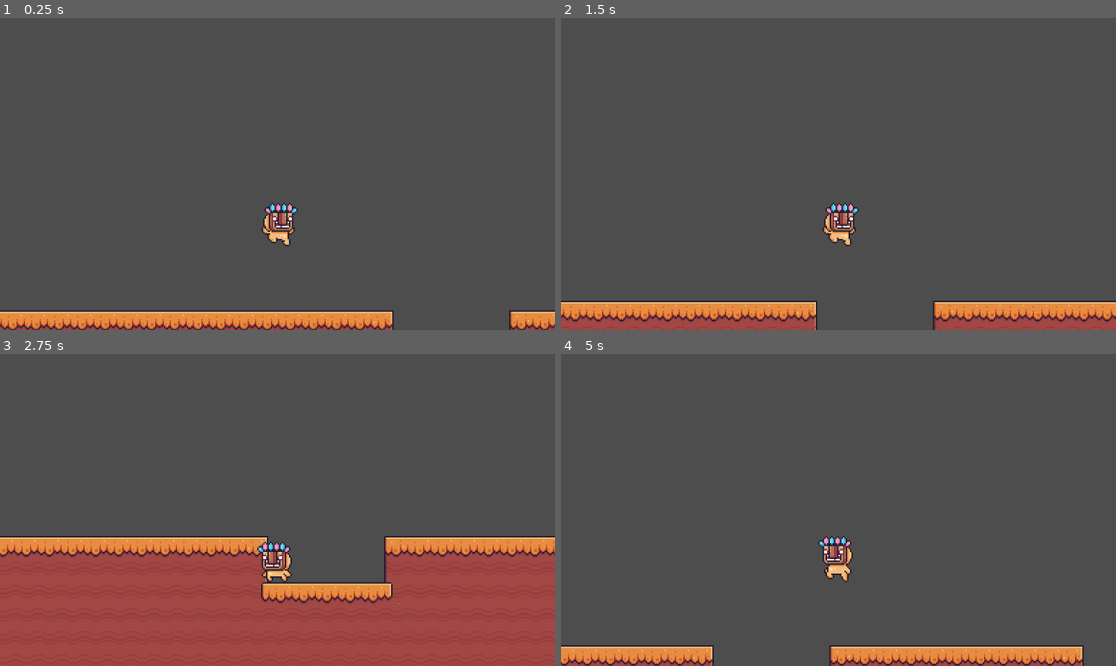
Above: before the commit, frames 1-4 (two rows, left to right).
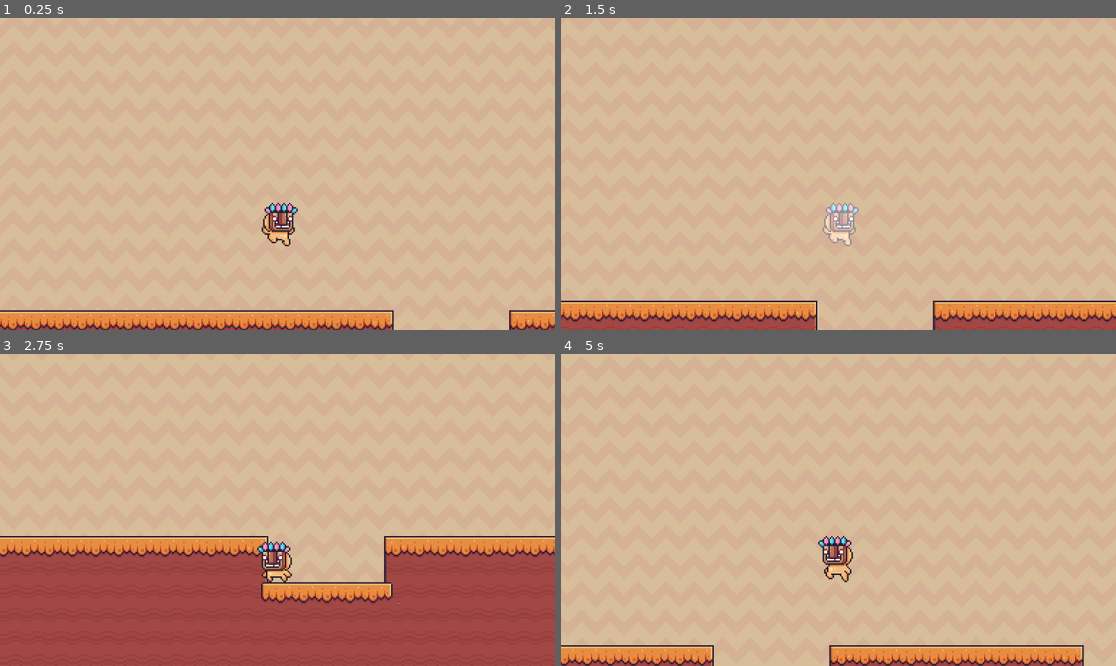
Above: after the commit, the same moments.

Repository: Yolo-Arts/Godot-Shaders-101
Game: Godot game, scene res://scenes/common_techniques.tscn
The game is run twice, just before and just after one commit, with the same random seed, the same clock (stepped at 60 frames per second) and the same inputs.
Inputs:
- Up to frame 1 (0.25 s): no input
- Up to frame 2 (1.5 s): tap Enter (ui_accept) at 0.5, 0.6, 1.35 s; hold D (move_right) from 0.53 s (still down); tap Space (jump) at 0.77 s
- Up to frame 3 (2.75 s): tap Space (jump) at 1.52 s; release D (move_right) at 2.03 s; hold A (move_left) from 2.03 s (still down); tap Enter (ui_accept) at 2.1 s
- Up to frame 4 (5 s): release A (move_left) at 2.78 s; hold D (move_right) 2.78-4.28 s; tap Enter (ui_accept) at 2.85, 3.6, 4.35 s; tap Space (jump) at 3.02, 3.77, 4.52 s; hold A (move_left) from 4.28 s (still down)

The runs differ from the first frame. In frame 1, 94% of the frame differs, in the area x 0-100%, y 0-100%; in frame 2, 93%; in frame 3, 61%; in frame 4, 94%.

Commit message:
added hitflash on "ui_accept"

Diff:
--- a/scenes/common_techniques.tscn
+++ b/scenes/common_techniques.tscn
@@ -1,8 +1,15 @@
-[gd_scene load_steps=6 format=3 uid="uid://cayc38k3ed71x"]
+[gd_scene load_steps=9 format=3 uid="uid://cayc38k3ed71x"]
 
 [ext_resource type="Script" uid="uid://drl1xkp2lkjqk" path="res://scripts/common_techniques.gd" id="1_0ugy3"]
 [ext_resource type="Texture2D" uid="uid://dw27ks2iy6r18" path="res://assets/other/Terrain (16x16).png" id="2_4ntks"]
-[ext_resource type="PackedScene" path="res://scenes/player.tscn" id="2_ttseq"]
+[ext_resource type="Texture2D" uid="uid://c4m2ljq1ynnik" path="res://assets/background/Brown.png" id="2_fxdch"]
+[ext_resource type="PackedScene" uid="uid://dgo1c56emhbdr" path="res://scenes/player.tscn" id="2_ttseq"]
+[ext_resource type="Shader" uid="uid://hrrubsqclqwg" path="res://shaders/scrolling_bg.gdshader" id="2_xth1f"]
+
+[sub_resource type="ShaderMaterial" id="ShaderMaterial_mfsxn"]
+shader = ExtResource("2_xth1f")
+shader_parameter/tiling = Vector2(25, 25)
+shader_parameter/offset = Vector2(1, 1)
 
 [sub_resource type="TileSetAtlasSource" id="TileSetAtlasSource_sehxt"]
 texture = ExtResource("2_4ntks")
@@ -167,6 +174,16 @@
 [node name="CommonTechniques" type="Node2D"]
 script = ExtResource("1_0ugy3")
 
+[node name="CanvasLayer" type="CanvasLayer" parent="."]
+layer = -100
+
+[node name="Sprite2D" type="Sprite2D" parent="CanvasLayer"]
+texture_repeat = 2
+material = SubResource("ShaderMaterial_mfsxn")
+position = Vector2(569, 263.99997)
+scale = Vector2(22.84375, 22.84375)
+texture = ExtResource("2_fxdch")
+
 [node name="TileMap" type="TileMap" parent="."]
 scale = Vector2(3, 3)
 tile_set = SubResource("TileSet_t5lk8")
--- a/scenes/player.tscn
+++ b/scenes/player.tscn
@@ -1,10 +1,16 @@
-[gd_scene load_steps=31 format=3 uid="uid://dgo1c56emhbdr"]
+[gd_scene load_steps=36 format=3 uid="uid://dgo1c56emhbdr"]
 
 [ext_resource type="Script" uid="uid://dtwvctqhqtlra" path="res://scripts/player.gd" id="1_ticyv"]
 [ext_resource type="Texture2D" uid="uid://crl8amfcmjsrx" path="res://assets/character/mask_dude/Idle (32x32).png" id="2_lbaly"]
+[ext_resource type="Shader" uid="uid://dl8n2k3ibu10o" path="res://shaders/hitFlash.gdshader" id="2_tuyoq"]
 [ext_resource type="Texture2D" uid="uid://14ay38m416a8" path="res://assets/character/mask_dude/Fall (32x32).png" id="2_v5u6i"]
 [ext_resource type="Texture2D" uid="uid://4stahljyoht6" path="res://assets/character/mask_dude/Run (32x32).png" id="3_jv62s"]
 [ext_resource type="Texture2D" uid="uid://upvi5yh5werj" path="res://assets/character/mask_dude/Jump (32x32).png" id="4_s7tv2"]
+
+[sub_resource type="ShaderMaterial" id="ShaderMaterial_fjrip"]
+shader = ExtResource("2_tuyoq")
+shader_parameter/flashColor = Color(1, 1, 1, 1)
+shader_parameter/flash_percent = 0.0
 
 [sub_resource type="AtlasTexture" id="AtlasTexture_3kfll"]
 atlas = ExtResource("2_lbaly")
@@ -199,11 +205,50 @@
 [sub_resource type="RectangleShape2D" id="RectangleShape2D_o0ra8"]
 size = Vector2(38, 71)
 
+[sub_resource type="Animation" id="Animation_tuyoq"]
+resource_name = "hitFlash"
+length = 0.5
+step = 0.01
+tracks/0/type = "value"
+tracks/0/imported = false
+tracks/0/enabled = true
+tracks/0/path = NodePath("AnimatedSprite2D:material:shader_parameter/flash_percent")
+tracks/0/interp = 1
+tracks/0/loop_wrap = true
+tracks/0/keys = {
+"times": PackedFloat32Array(0, 0.24, 0.5),
+"transitions": PackedFloat32Array(1, 1, 1),
+"update": 0,
+"values": [0.0, 1.0, 0.0]
+}
+
+[sub_resource type="Animation" id="Animation_fjrip"]
+length = 0.001
+tracks/0/type = "value"
+tracks/0/imported = false
+tracks/0/enabled = true
+tracks/0/path = NodePath("AnimatedSprite2D:material:shader_parameter/flash_percent")
+tracks/0/interp = 1
+tracks/0/loop_wrap = true
+tracks/0/keys = {
+"times": PackedFloat32Array(0),
+"transitions": PackedFloat32Array(1),
+"update": 0,
+"values": [0.0]
+}
+
+[sub_resource type="AnimationLibrary" id="AnimationLibrary_smehm"]
+_data = {
+&"RESET": SubResource("Animation_fjrip"),
+&"hitFlash": SubResource("Animation_tuyoq")
+}
+
 [node name="Player" type="CharacterBody2D"]
 script = ExtResource("1_ticyv")
 
 [node name="AnimatedSprite2D" type="AnimatedSprite2D" parent="."]
 z_index = 100
+material = SubResource("ShaderMaterial_fjrip")
 position = Vector2(0, -48)
 scale = Vector2(3, 3)
 sprite_frames = SubResource("SpriteFrames_sst3s")
@@ -216,3 +261,8 @@
 
 [node name="Camera2D" type="Camera2D" parent="."]
 position = Vector2(0, -150)
+
+[node name="AnimationPlayer" type="AnimationPlayer" parent="."]
+libraries = {
+&"": SubResource("AnimationLibrary_smehm")
+}
--- a/scripts/player.gd
+++ b/scripts/player.gd
@@ -1,6 +1,8 @@
 extends CharacterBody2D
 
 @onready var sprite = $AnimatedSprite2D
+@onready var animation_player = $AnimationPlayer
+
 
 const SPEED = 300.0
 const JUMP_VELOCITY = -500.0
@@ -17,6 +19,9 @@
 	var direction = Input.get_axis("move_left", "move_right")
 	if direction != 0:
 		sprite.flip_h = (direction == -1)
+
+	if Input.is_action_just_pressed("ui_accept"):
+		animation_player.play("hitFlash")
 
 	if direction:
 		velocity.x = direction * SPEED
--- /dev/null
+++ b/shaders/hitFlash.gdshader
@@ -0,0 +1,11 @@
+shader_type canvas_item;
+
+uniform vec4 flashColor: source_color = vec4(1.0);
+uniform float flash_percent: hint_range(0.0, 1.0, 0.1);
+
+void fragment() {
+	vec4 original_color = texture(TEXTURE, UV);
+
+	COLOR = mix(original_color, flashColor, flash_percent);
+	COLOR.a *= original_color.a;
+}
--- /dev/null
+++ b/shaders/scrolling_bg.gdshader
@@ -0,0 +1,18 @@
+shader_type canvas_item;
+
+uniform vec2 tiling = vec2(1.0, 1.0);
+uniform vec2 offset;
+
+
+void vertex() {
+	UV = UV * tiling + offset * TIME;
+}
+
+void fragment() {
+	// Called for every pixel the material is visible on.
+}
+
+//void light() {
+//	// Called for every pixel for every light affecting the CanvasItem.
+//	// Uncomment to replace the default light processing function with this one.
+//}
Not shown, added: shaders/hitFlash.gdshader.uid
Not shown, added: shaders/scrolling_bg.gdshader.uid
